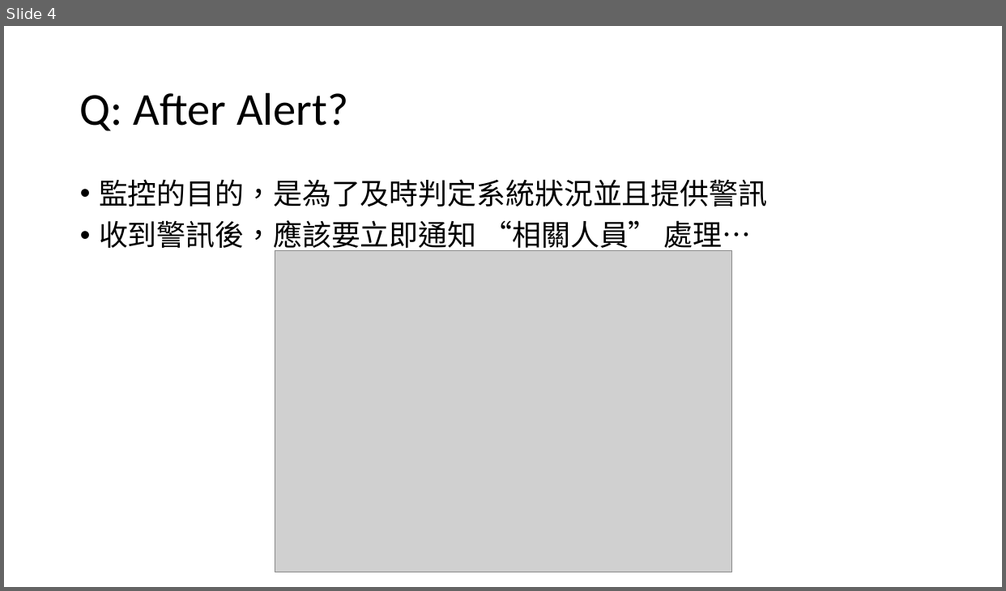
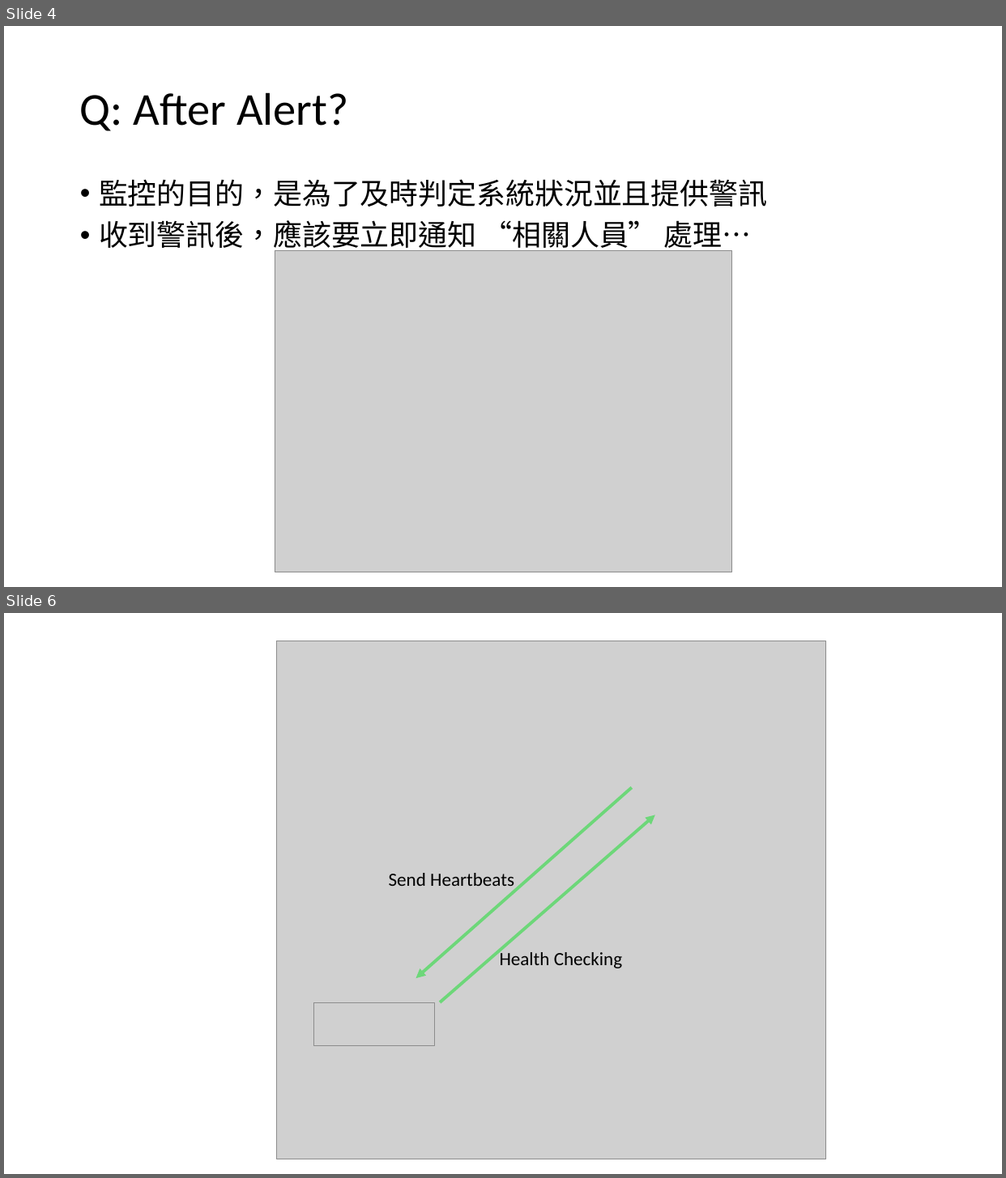
Before and after one commit to andrew0928/Meetup, a slide deck: 20180526.DevOps.MonitorTools/Consul_Andrew.pptx. Shown one above the other, each under a label of ours: slide 4 before the commit, slides 4 and 6 after it; the slides between them are not shown. The pictures are 1006x591 and 1006x1178 pixels, drawn with LibreOffice and Linux fonts; fonts in the diff are those of the drawing; grey boxes stand for pictures. Boxes give left, top, right and bottom in pixels: in the first picture for what was removed or moved away, otherwise in the second. Text is boxed around its words. In the diff, an @@ line names an element or a change of style, - is before the commit and + after.

```diff
--- a/20180526.DevOps.MonitorTools/Consul_Andrew.pptx
+++ b/20180526.DevOps.MonitorTools/Consul_Andrew.pptx
@@ slide 6 added at [4, 613, 1002, 1174], background #FFFFFF @@
@@ picture added at [277, 641, 826, 1159] @@
@@ arrow added from (632, 787) to (415, 978), #6DD779 3 pt @@
@@ arrow added from (440, 1003) to (655, 815), #6DD779 3 pt @@
@@ text added at [389, 873, 514, 891], 18 pt, text #000000 @@
+Send Heartbeats
@@ text added at [500, 949, 622, 969], 18 pt, text #000000 @@
+Health Checking
@@ picture added at [314, 1003, 434, 1046] @@
```
Also in this commit, not shown: 1 slide changed, 6 other slides added, 2 other files.
